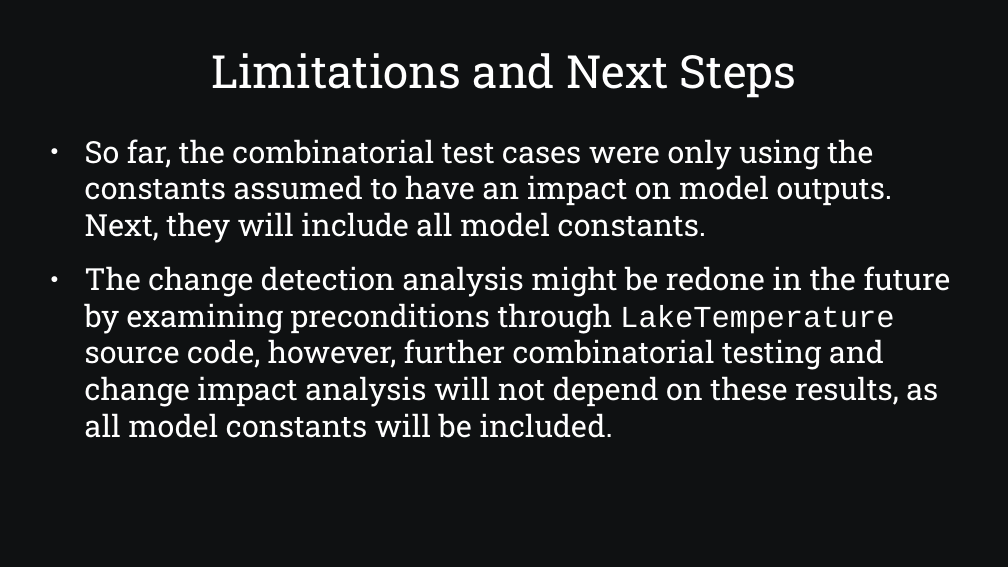
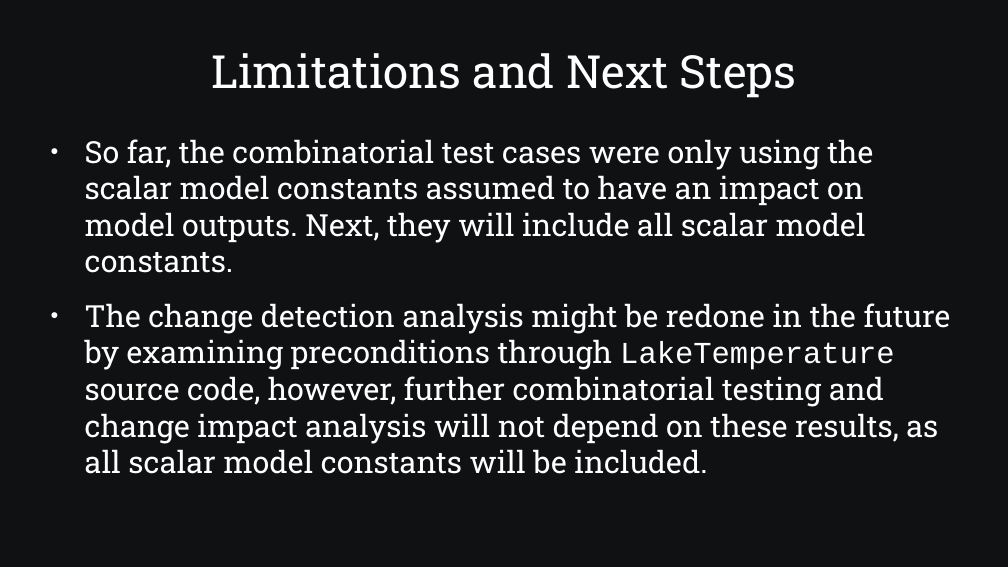
Before and after one commit to SamAllen06/lake_temp_work, a slide deck: slide 9 of documentation/for_collaborators/AnalysisOverview.pptx. Drawn at 1008x567 pixels with LibreOffice and Linux fonts; fonts in the diff are those of the drawing. Boxes give left, top, right and bottom in pixels: in the first picture for what was removed or moved away, otherwise in the second. Text is boxed around its words. In the diff, an @@ line names an element or a change of style, - is before the commit and + after.

```diff
--- a/documentation/for_collaborators/AnalysisOverview.pptx
+++ b/documentation/for_collaborators/AnalysisOverview.pptx
@@ text at <box>85,139,951,474</box>: text changed @@
-● So far, the combinatorial test cases were only using the constants assumed to have an impact on model outputs. Next, they will include all model constants.
-● The change detection analysis might be redone in the future by examining preconditions through LakeTemperature source code, however, further combinatorial testing and change impact analysis will not depend on these results, as all model constants will be included.
+● So far, the combinatorial test cases were only using the scalar model constants assumed to have an impact on model outputs. Next, they will include all scalar model constants.
+● The change detection analysis might be redone in the future by examining preconditions through LakeTemperature source code, however, further combinatorial testing and change impact analysis will not depend on these results, as all scalar model constants will be included.
```
Also in this commit, not shown: 18 other slides changed, 1 slide added, 1 other file.
